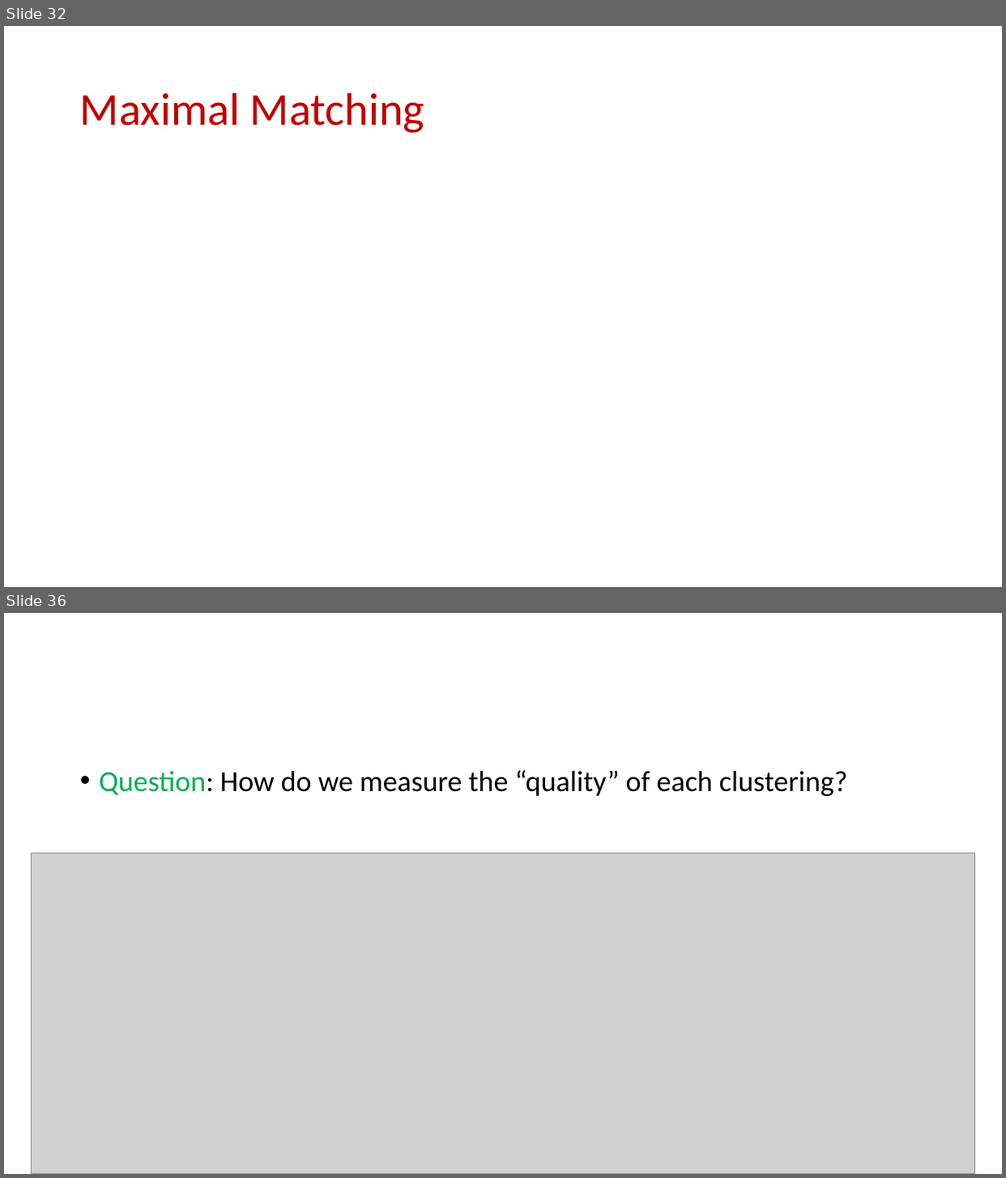
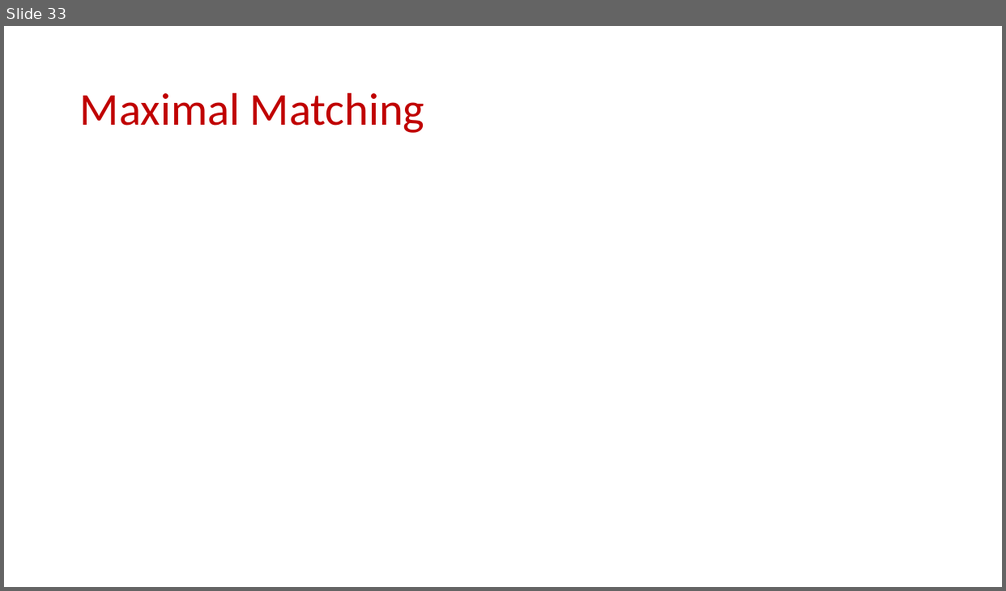
Before and after one commit to samsonzhou/samsonzhou.github.io, a slide deck: CSCE689-23/L19.pptx. Shown one above the other, each under a label of ours: slides 32 and 36 before the commit, slide 33 after it; the slides between them are not shown. The pictures are 1006x1178 and 1006x591 pixels, drawn with LibreOffice and Linux fonts; fonts in the diff are those of the drawing; grey boxes stand for pictures. Boxes give left, top, right and bottom in pixels: in the first picture for what was removed or moved away, otherwise in the second. Text is boxed around its words. In the diff, an @@ line names an element or a change of style, - is before the commit and + after.

```diff
--- a/CSCE689-23/L19.pptx
+++ b/CSCE689-23/L19.pptx
@@ slide 36 removed at (4,613,1002,1174), background #FFFFFF @@
@@ text removed at (99,770,847,796) @@
-• Question: How do we measure the “quality” of each clustering?
@@ picture removed at (31,854,975,1174) @@
@@ picture removed at (247,1056,747,1099) @@
@@ what was slide 32 is now slide 33 @@
```
Also in this commit, not shown: 2 slides changed, 1 slide added, 36 other slides removed, 4 other files.
